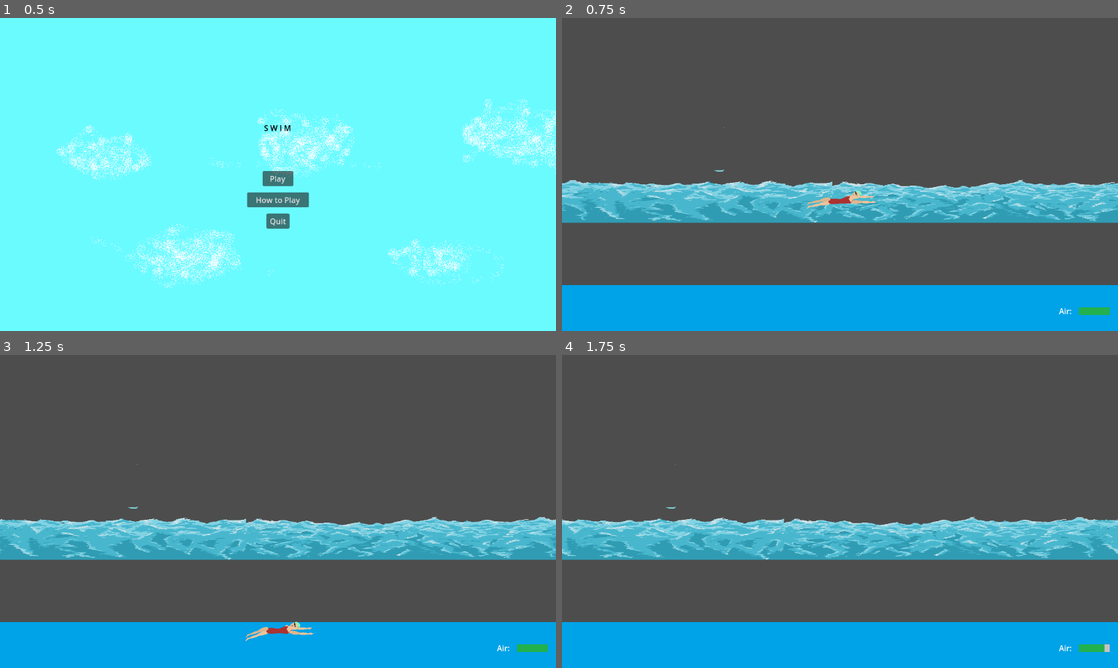
Above: before the commit, frames 1-4 (two rows, left to right).
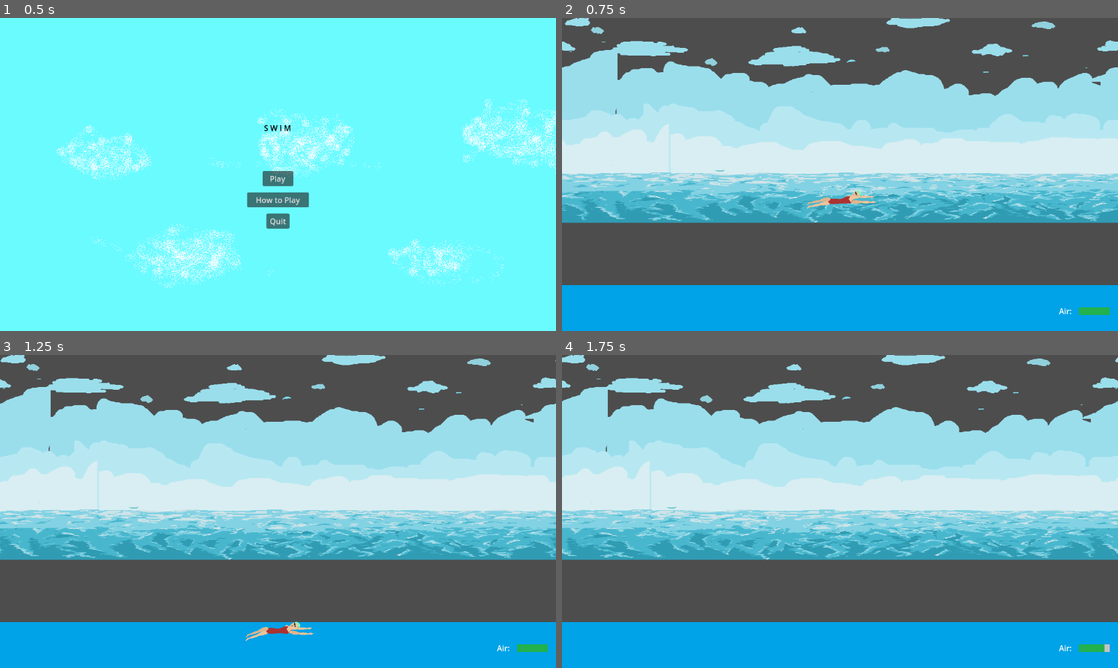
Above: after the commit, the same moments.

Repository: acnolan/Pixel-Game-Jam-2024
Game: Godot game, scene res://scenes/menu/start_screen.tscn
The game is run twice, just before and just after one commit, with the same random seed, the same clock (stepped at 60 frames per second) and the same inputs.
Inputs:
- Up to frame 1 (0.5 s): no input
- Up to frame 2 (0.75 s): click "Play" at 0.5 s
- Up to frame 3 (1.25 s): no input
- Up to frame 4 (1.75 s): hold W from 1.28 s (still down); tap I at 1.35 s

Frame 1 is identical in both runs. In frame 2, 38% of the frame differs, in the area x 0-100%, y 0-66%; in frame 3, 38%; in frame 4, 38%.

Commit message:
Update parallax_background.tscn

Diff:
--- a/scenes/parallax_background.tscn
+++ b/scenes/parallax_background.tscn
@@ -1,14 +1,68 @@
-[gd_scene load_steps=3 format=3 uid="uid://53sjen4obtre"]
+[gd_scene load_steps=9 format=3 uid="uid://53sjen4obtre"]
 
 [ext_resource type="Script" path="res://scripts/parallax_background.gd" id="1_wlfnx"]
 [ext_resource type="Texture2D" uid="uid://c121cx08mflvn" path="res://art/swim game water layer 1 background-sheet.png" id="2_fdv2j"]
+[ext_resource type="Texture2D" uid="uid://bibtvpolpa8n4" path="res://art/swim game water clouds far bg-export.png" id="2_lix18"]
+[ext_resource type="Texture2D" uid="uid://bv2ig040txqta" path="res://art/swim game water fg2-export.png" id="3_c2gaw"]
+[ext_resource type="Texture2D" uid="uid://d26d1r4643upu" path="res://art/swim game water clouds bg1-export.png" id="3_dd2le"]
+[ext_resource type="Texture2D" uid="uid://cbh3h4iajfxft" path="res://art/swim game water bg1-export.png" id="4_3jg8h"]
+[ext_resource type="Texture2D" uid="uid://byxho5q08uw2b" path="res://art/swim game water clouds fg2-export.png" id="4_u1ltu"]
+[ext_resource type="Texture2D" uid="uid://c4yauinump50v" path="res://art/swim game water clouds fg1-export.png" id="5_256qg"]
 
 [node name="ParallaxBackground" type="ParallaxBackground"]
 script = ExtResource("1_wlfnx")
 
-[node name="Sky" type="ParallaxLayer" parent="."]
+[node name="clouds bg" type="ParallaxLayer" parent="."]
+motion_scale = Vector2(0.1, 1)
 motion_mirroring = Vector2(1150, 0)
 
-[node name="Sprite2D" type="Sprite2D" parent="Sky"]
-position = Vector2(-1, 243)
+[node name="Sprite2D" type="Sprite2D" parent="clouds bg"]
+position = Vector2(3, -200)
+texture = ExtResource("2_lix18")
+
+[node name="clouds bg2" type="ParallaxLayer" parent="."]
+motion_scale = Vector2(0.2, 1)
+motion_mirroring = Vector2(1150, 0)
+
+[node name="Sprite2D" type="Sprite2D" parent="clouds bg2"]
+position = Vector2(1061, -138)
+texture = ExtResource("3_dd2le")
+
+[node name="Clouds fg" type="ParallaxLayer" parent="."]
+motion_scale = Vector2(0.3, 1)
+motion_mirroring = Vector2(1150, 0)
+
+[node name="Sprite2D" type="Sprite2D" parent="Clouds fg"]
+position = Vector2(33, -455)
+texture = ExtResource("4_u1ltu")
+
+[node name="clouds fg 2" type="ParallaxLayer" parent="."]
+motion_scale = Vector2(0.4, 1)
+motion_mirroring = Vector2(1150, 0)
+
+[node name="Sprite2D" type="Sprite2D" parent="clouds fg 2"]
+position = Vector2(1080, 313)
+texture = ExtResource("5_256qg")
+
+[node name="Water fg1" type="ParallaxLayer" parent="."]
+motion_mirroring = Vector2(1150, 0)
+
+[node name="Sprite2D" type="Sprite2D" parent="Water fg1"]
+position = Vector2(0, 243)
 texture = ExtResource("2_fdv2j")
+
+[node name="Water fg 2" type="ParallaxLayer" parent="."]
+motion_scale = Vector2(0.72, 1)
+motion_mirroring = Vector2(1150, 0)
+
+[node name="Sprite2D" type="Sprite2D" parent="Water fg 2"]
+position = Vector2(0, 342)
+texture = ExtResource("3_c2gaw")
+
+[node name="Water Bg 1" type="ParallaxLayer" parent="."]
+motion_scale = Vector2(0.4, 1)
+motion_mirroring = Vector2(1150, 0)
+
+[node name="Sprite2D" type="Sprite2D" parent="Water Bg 1"]
+position = Vector2(0, 402)
+texture = ExtResource("4_3jg8h")
